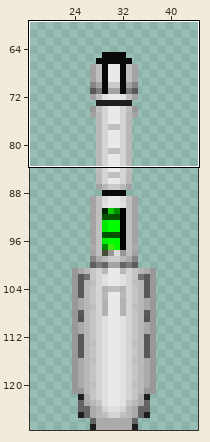
Edited in one commit: sprite sheet (parts/Weapons/tie_minigun/barrel_on2.png). Above, an overview of the earlier version with the close-up marked.
Close-up. The starting point:
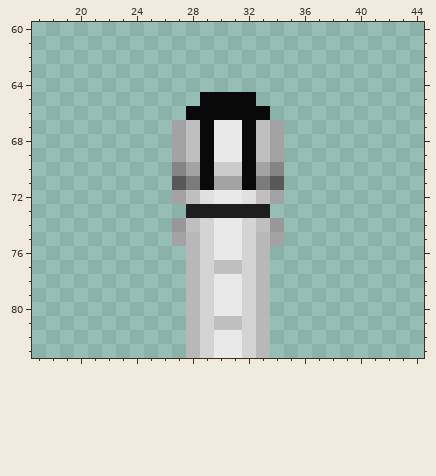
The file is 64x128 pixels. Colours within 5 levels of each other are drawn and written as one. Shown: x 17..44, y 60..83. The wide view leaves out empty margins.
The same view after the edit:
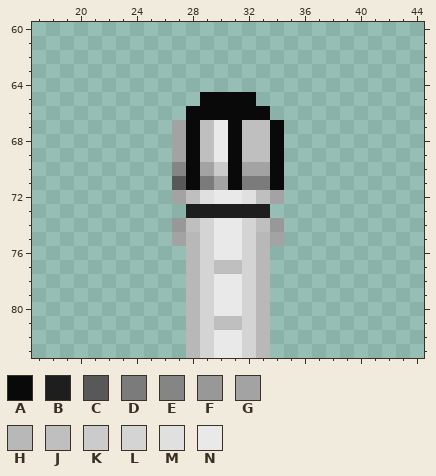
Palette (. is transparent): A #090909  B #1e1e1e  C #585858  D #7b7b7b  E #858585  F #989898  G #a3a3a3  H #b8b8b8  J #bfbfbf  K #cbcbcb  L #d4d4d4  M #e0e0e0  N #e9e9e9
Changes in this commit:
y 67..69: x 28..29 JA -> AJ; x 31..32 NA -> AJ; x 34 G -> A
y 70: x 28..29 GA -> AG; x 31..32 KA -> AG; x 34 E -> A
y 71: x 28..29 DA -> AD; x 31..32 GA -> AD; x 34 C -> A
Changed places in both close-ups, as pixel boxes (x1, y1, x2, y2):
changed: (186, 120, 284, 190)
